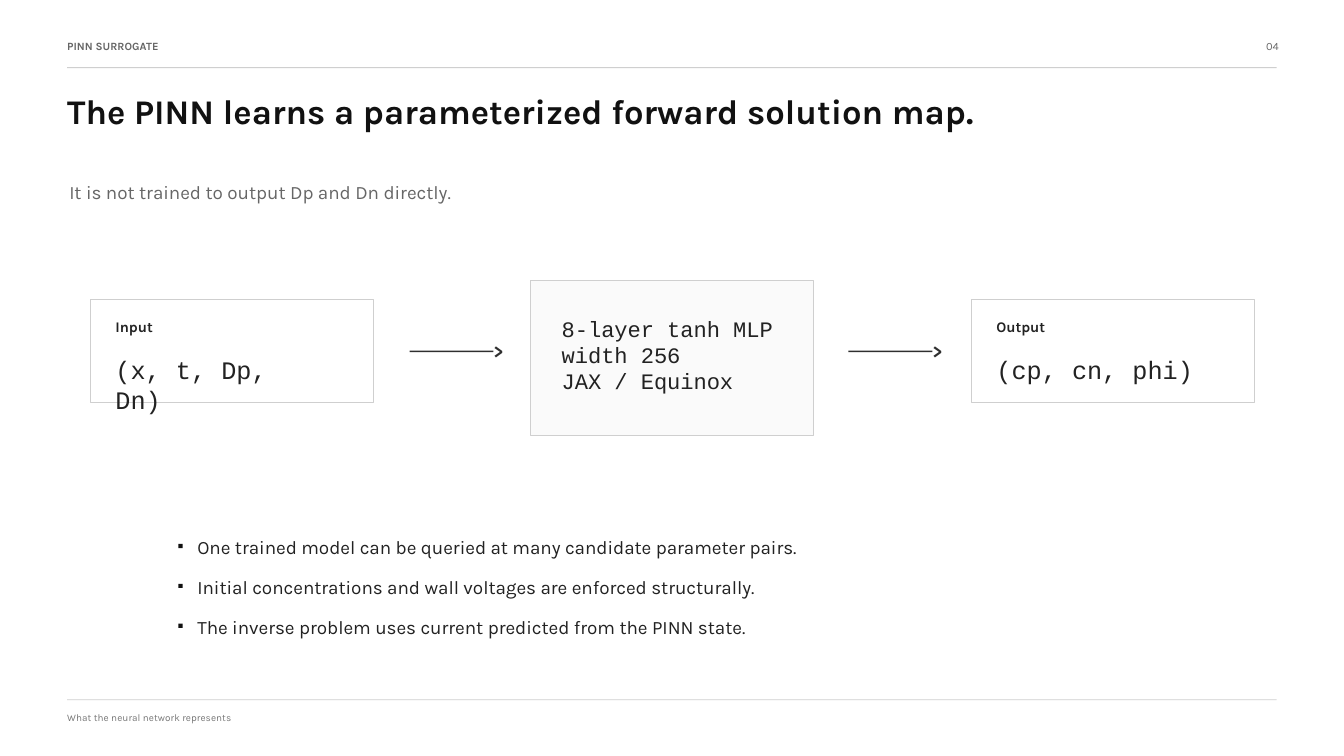
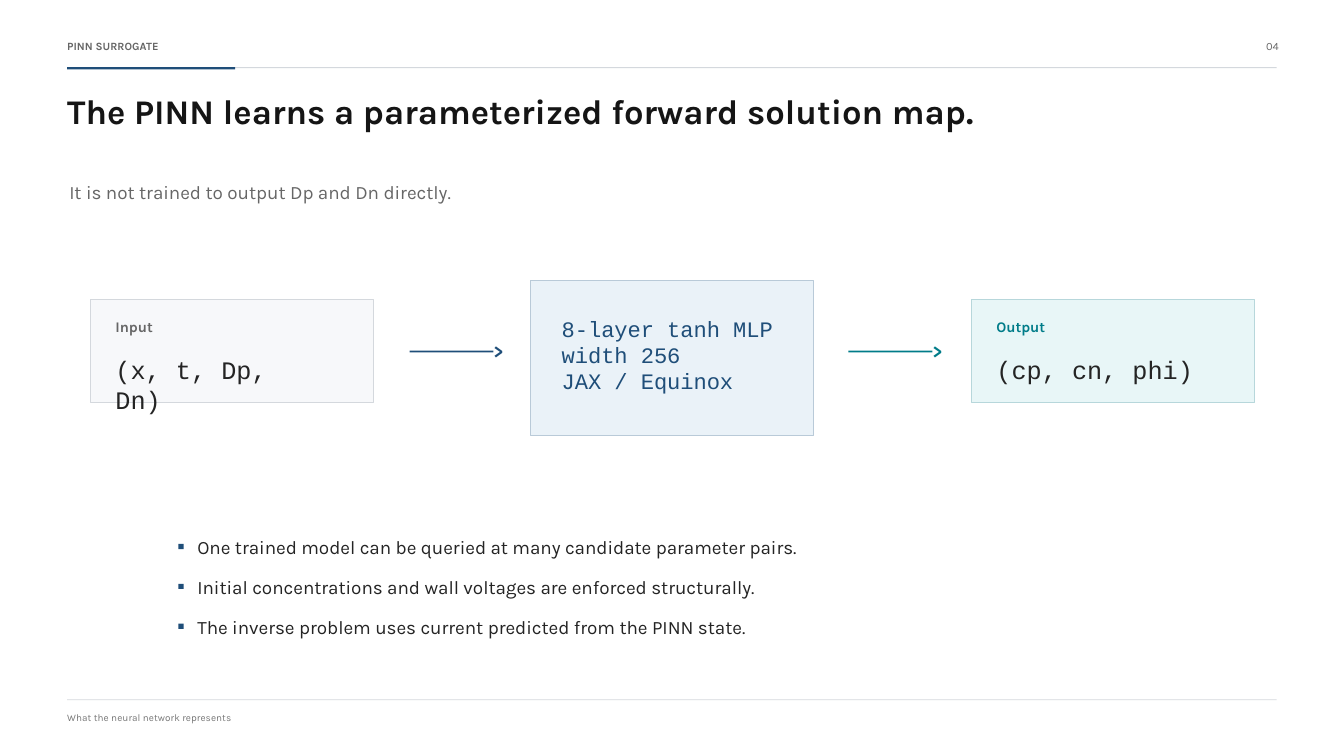
Before and after one commit to jack28257/PINN_JAX, a slide deck: slide 4 of presentation/pnp_pinn_current_inference_presentation.pptx. Drawn at 1344x756 pixels with LibreOffice and Linux fonts; fonts in the diff are those of the drawing. Boxes give left, top, right and bottom in pixels: in the first picture for what was removed or moved away, otherwise in the second. Text is boxed around its words. In the diff, an @@ line names an element or a change of style, - is before the commit and + after.

Commit message:
Refine presentation color treatment

```diff
--- a/presentation/pnp_pinn_current_inference_presentation.pptx
+++ b/presentation/pnp_pinn_current_inference_presentation.pptx
@@ rectangle at (68,68,1277,69): fill #CFCFCF to #D4D8DD @@
@@ rectangle added at (68,68,236,70), fill #1F4E79 @@
@@ rectangle at (91,299,374,402): fill #FFFFFF to #F7F8FA; outline #CFCFCF 0.75 pt to #D4D8DD 0.75 pt @@
@@ rectangle at (530,280,814,436): fill #FAFAFA to #EAF2F8; outline #CFCFCF 0.75 pt to #B9CAD8 0.75 pt @@
@@ rectangle at (972,299,1255,402): fill #FFFFFF to #E8F6F7; outline #CFCFCF 0.75 pt to #B7D7DB 0.75 pt @@
@@ text "Input" at (115,322,152,336): text colour #222222 to #666666 @@
@@ text "8-layer tanh MLP" at (562,321,773,394): text colour #222222 to #1F4E79 @@
@@ text "Output" at (996,322,1045,336): text colour #222222 to #007C89 @@
@@ rectangle at (409,351,493,353): fill #2F2F2F to #1F4E79 @@
@@ text ">" at (494,339,513,364): text colour #2F2F2F to #1F4E79 @@
@@ rectangle at (849,351,933,353): fill #2F2F2F to #007C89 @@
@@ text ">" at (933,339,952,364): text colour #2F2F2F to #007C89 @@
@@ text "(cp, cn, phi)" at (996,360,1192,385): text colour #222222 to #242424 @@
@@ fill #111111 to #1F4E79 in 3 elements at (178,584,184,589), (178,624,184,629), (178,544,184,549) @@
```
Also in this commit, not shown: 11 other slides changed.
